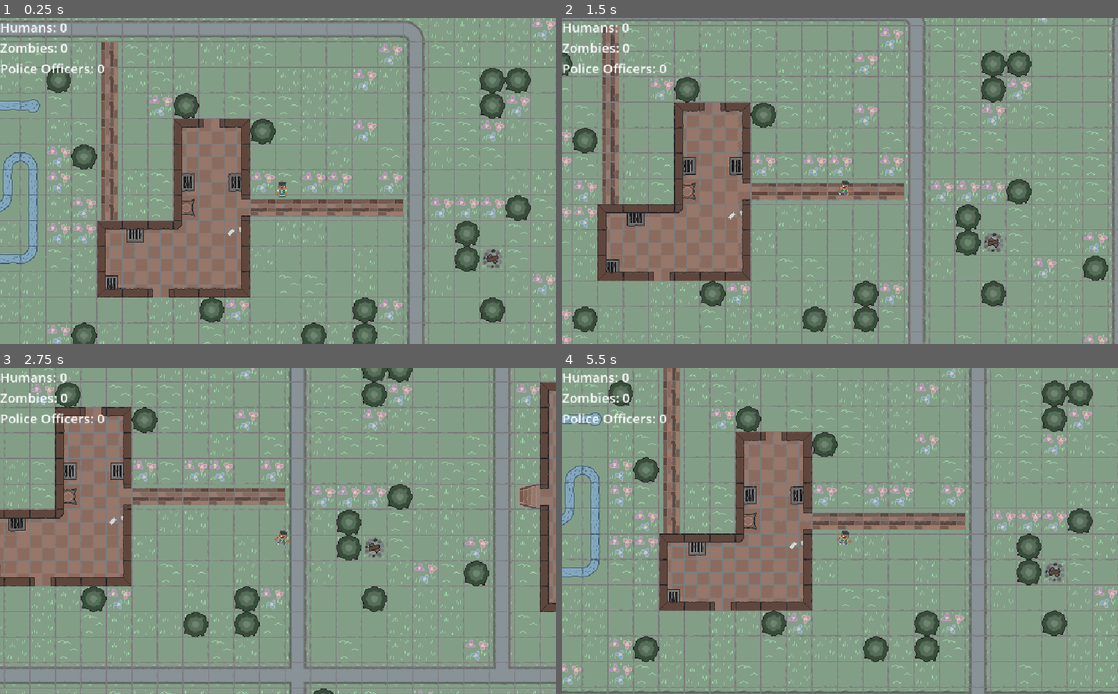
Above: before the commit, frames 1-4 (two rows, left to right).
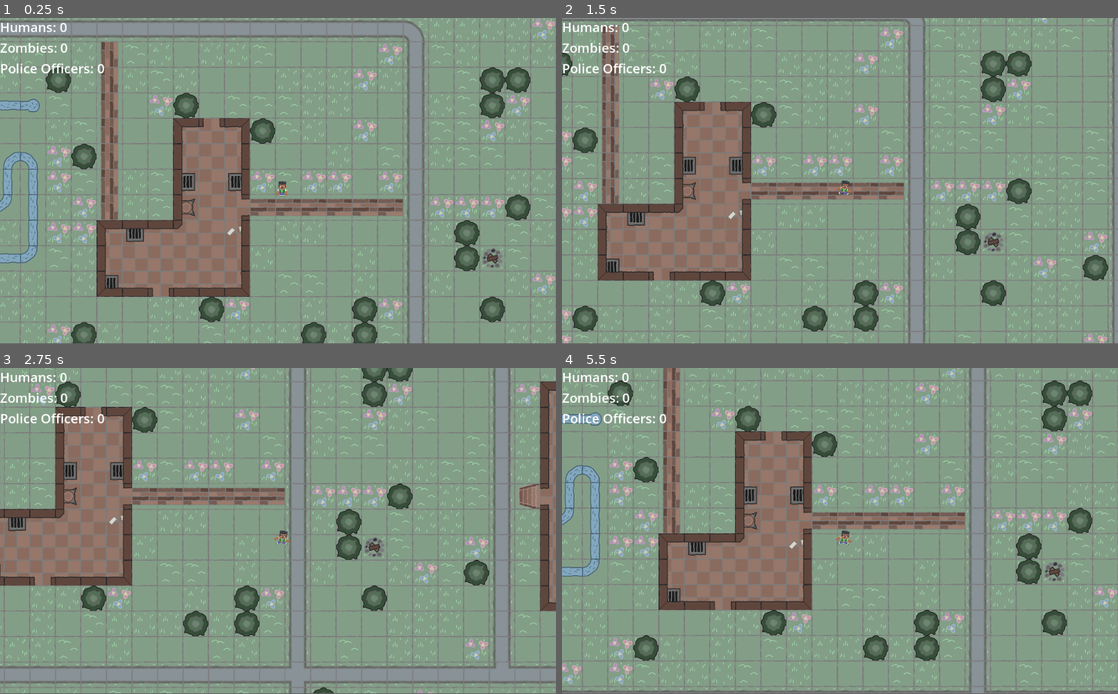
Above: after the commit, the same moments.

Repository: padraik/JamSepticEye
Game: Godot game, scene res://scenes/main.tscn
Two runs of this game, one before a commit and one after it. Both use one fixed random seed, a clock stepped at 60 frames per second and the inputs below.
Inputs:
- Up to frame 1 (0.25 s): no input
- Up to frame 2 (1.5 s): tap Enter (ui_accept) at 0.5, 0.77 s; hold D (move_right) 0.53-1.28 s; hold S (move_down) from 1.28 s (still down)
- Up to frame 3 (2.75 s): tap Enter (ui_accept) at 1.52 s; release S (move_down) at 2.03 s; hold D (move_right) from 2.03 s (still down)
- Up to frame 4 (5.5 s): release D (move_right) at 2.78 s; hold W (move_up) 2.78-3.53 s; tap Enter (ui_accept) at 3.02, 3.77, 4.52 s; hold A (move_left) 3.53-5.03 s; hold S (move_down) from 5.03 s (still down)
In our replay, the window is 800x469 before the commit and 800x468 after it. These sizes can differ from the game's own. Grey fills any space a smaller window leaves; there, only what the larger window draws over its background counts as a difference.

The runs differ from the first frame. In frame 1, 6.0% of the frame differs, in the area x 0-100%, y 0-100%; in frame 2, 6.2%; in frame 3, 7.0%; in frame 4, 6.7%.

Commit message:
Added Hi DPI support

Diff:
--- a/project.godot
+++ b/project.godot
@@ -23,7 +23,9 @@
 
 window/size/viewport_width=1024
 window/size/viewport_height=600
-window/stretch/mode="canvas_items"
+window/stretch/mode="viewport"
+window/stretch/aspect="keep"
+display/window/dpi/allow_hidpi=true
 
 [input]
 
